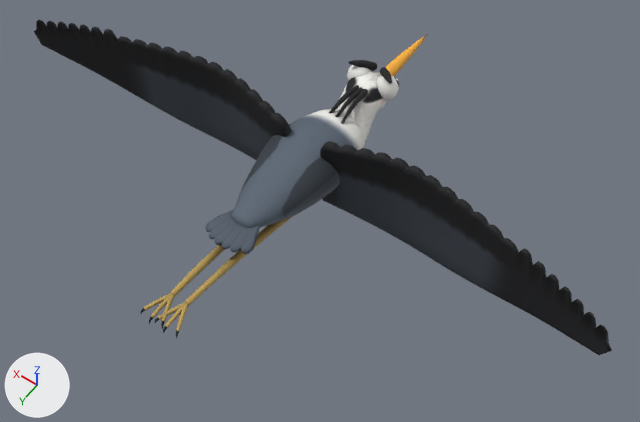
A saved change to the FBX model Assets/Models/Aves/Jefe_GarzaGris/Jefe_GarzaGris.fbx.
One viewpoint serves both versions: a 50 mm camera at (-1.89, 2.41, 3.63) aimed at (-0.18, 0.01, -0.14). The lights are fixed; the arrows at lower left show +X, +Y and +Z. The picture after the commit comes second. Where no turn or scale is listed for an object, it has been applied to the vertices.

Names of what the first picture shows: 'Ala_D', 'Ala_I', 'Cuerpo'.
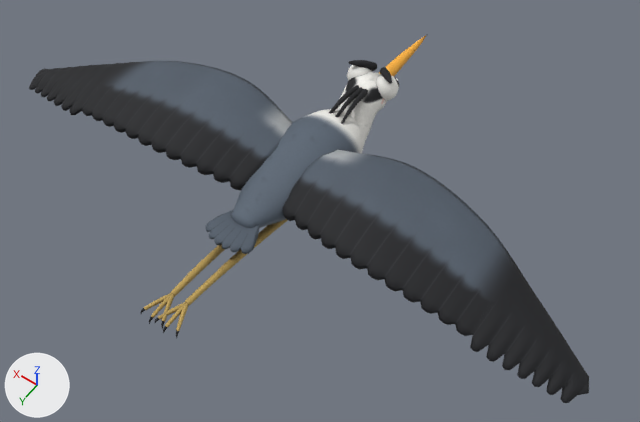
Edits to the bpy script that builds the scene:
```text
Add me_l_wing:
    me_l_wing.from_pydata(...)  # 1003 vertices, 1014 faces; spans x -0.08..1.66, y -0.21..0.14, z -0.41..0.26
    me_l_wing.materials.append(mat_m_jefe_garzagris)  # picture img_jefe_garzagris_basecolor_png
Add me_r_wing:
    me_r_wing.from_pydata(...)  # 1003 vertices, 1014 faces; spans x -1.66..0.08, y -0.21..0.14, z -0.41..0.26
    me_r_wing.materials.append(mat_m_jefe_garzagris)  # picture img_jefe_garzagris_basecolor_png
Change ob_r_wing:
    ob_r_wing: bpy.data.objects.new('R_wing', None) -> bpy.data.objects.new('R_wing', me_r_wing)
Remove ob_ala_d:
    ob_ala_d = bpy.data.objects.new('Ala_D', me_ala_d)
    ob_ala_d.location = (-0.16, -0.1, -0.04)
Remove ob_ala_i:
    ob_ala_i = bpy.data.objects.new('Ala_I', me_ala_i)
    ob_ala_i.location = (0.16, -0.1, -0.04)
Change ob_l_wing:
    ob_l_wing: bpy.data.objects.new('L_wing', None) -> bpy.data.objects.new('L_wing', me_l_wing)
```

Pixel boxes (x1, y1, x2, y2) of what changed, in the pictures (640 x 422 px):
'R_wing', now drawn: after (283, 150, 589, 403)
'L_wing', now drawn: after (29, 61, 292, 190)
'Ala_D', deleted: before (320, 141, 612, 355)
'Ala_I', deleted: before (34, 19, 292, 160)
